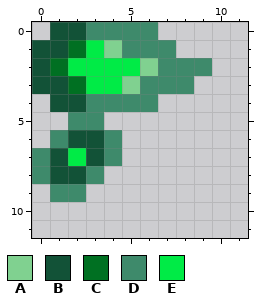
One commit to this pixel-art sprite: src/main/resources/assets/arcwizard/textures/sapphire_bolt.png. Above: the version before the commit.
The file is 32x32 pixels. Pixels under 10% opacity are left out. Shown: x 0..11, y 0..11.
Palette (. is transparent): A #80d190  B #125237  C #007022  D #3e8a6b  E #00eb46
Pixels before, first column x 0:
 0 .BBDDDD...
 1 BBCEADDD..
 2 BCEEEEADDD
 3 BBCEEADDD.
 4 .BBDDDD...
 5 ..DD......
 6 .DBBD.....
 7 DBEBD.....
 8 DBBD......
 9 .DD.......
The same view after the edit:
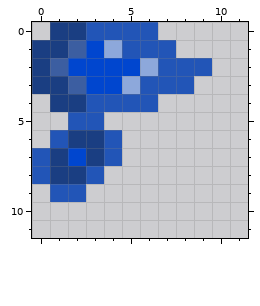
Diff:
Colour A changes from #80d190 to #8da8db.
Colour B changes from #125237 to #1a3e82.
Colour C changes from #007022 to #3c5ea1.
Colour D changes from #3e8a6b to #2255b7.
Colour E changes from #00eb46 to #0046cf.
